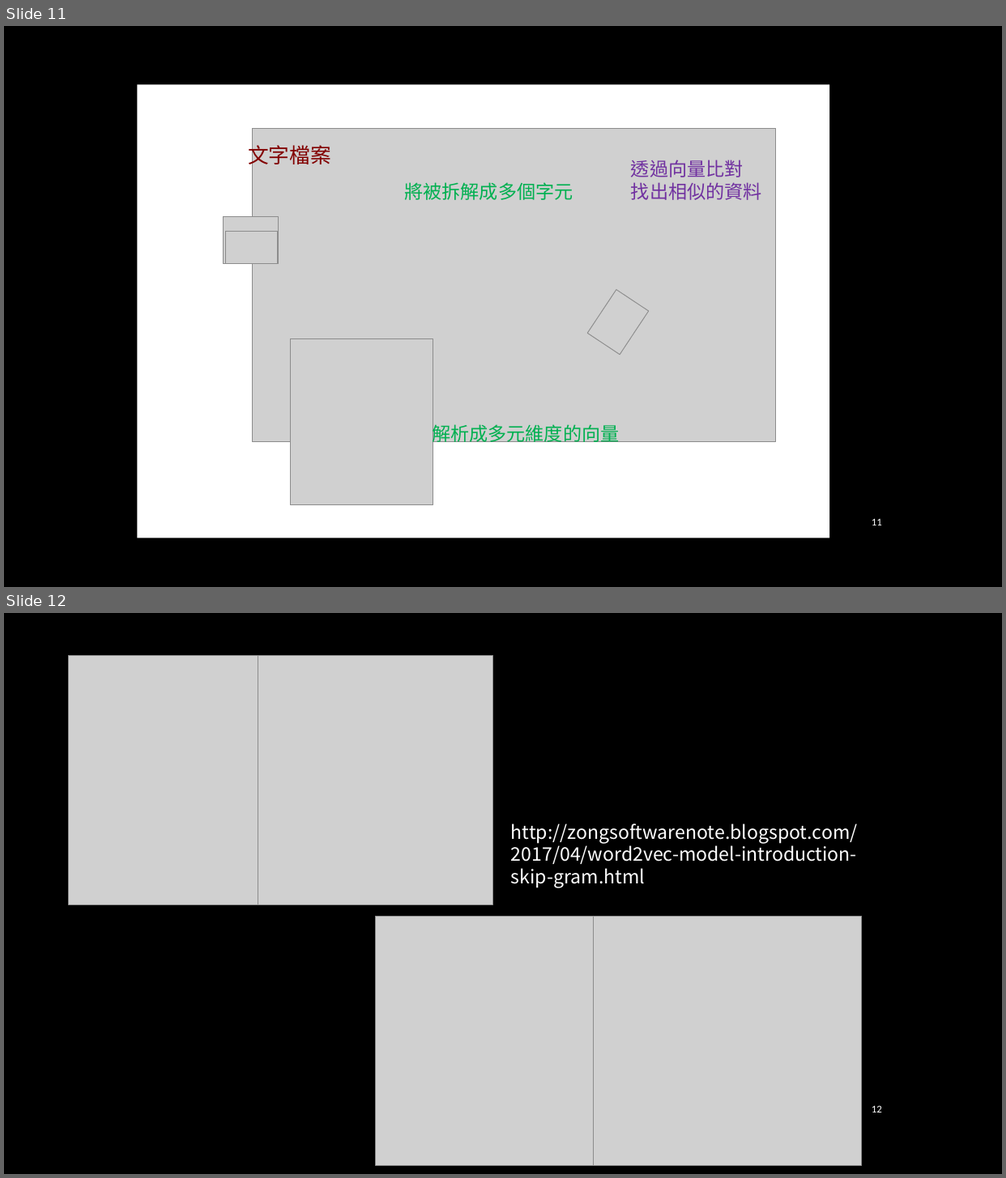
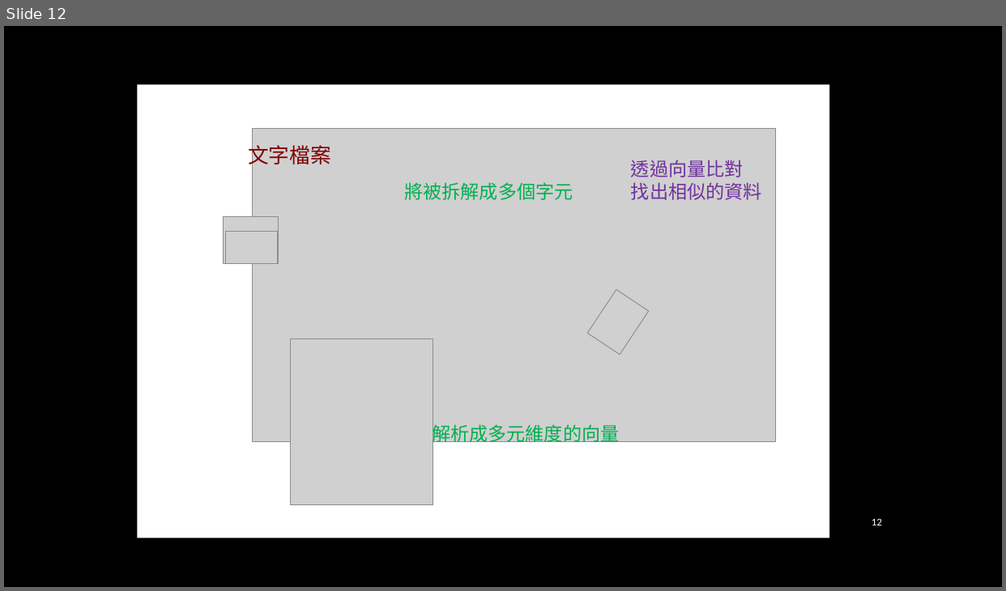
Before and after one commit to jiaweichang/biography, a slide deck: slides/Talks/Foundation of Natural Language Understanding.pptx. Shown one above the other, each under a label of ours: slides 11 and 12 before the commit, slide 12 after it. The pictures are 1006x1178 and 1006x591 pixels, drawn with LibreOffice and Linux fonts; fonts in the diff are those of the drawing; grey boxes stand for pictures; background and template pictures are left out. Boxes give left, top, right and bottom in pixels: in the first picture for what was removed or moved away, otherwise in the second. Text is boxed around its words. In the diff, an @@ line names an element or a change of style, - is before the commit and + after.

```diff
--- a/slides/Talks/Foundation of Natural Language Understanding.pptx
+++ b/slides/Talks/Foundation of Natural Language Understanding.pptx
@@ slide 12 removed at box(4, 613, 1002, 1174), background picture (left out) @@
@@ picture removed at box(69, 655, 258, 905) @@
@@ picture removed at box(258, 655, 493, 905) @@
@@ text removed at box(511, 824, 858, 888) @@
-http://zongsoftwarenote.blogspot.com/2017/04/word2vec-model-introduction-skip-gram.html
@@ picture removed at box(375, 916, 593, 1165) @@
@@ picture removed at box(586, 916, 862, 1165) @@
@@ page number removed at box(872, 1105, 882, 1113) @@
-12
@@ what was slide 11 is now slide 12 @@
@@ page number at box(872, 518, 882, 526): text changed @@
-11
+12
```
Also in this commit, not shown: 5 slides changed, 13 slides added, 1 other slide removed.
